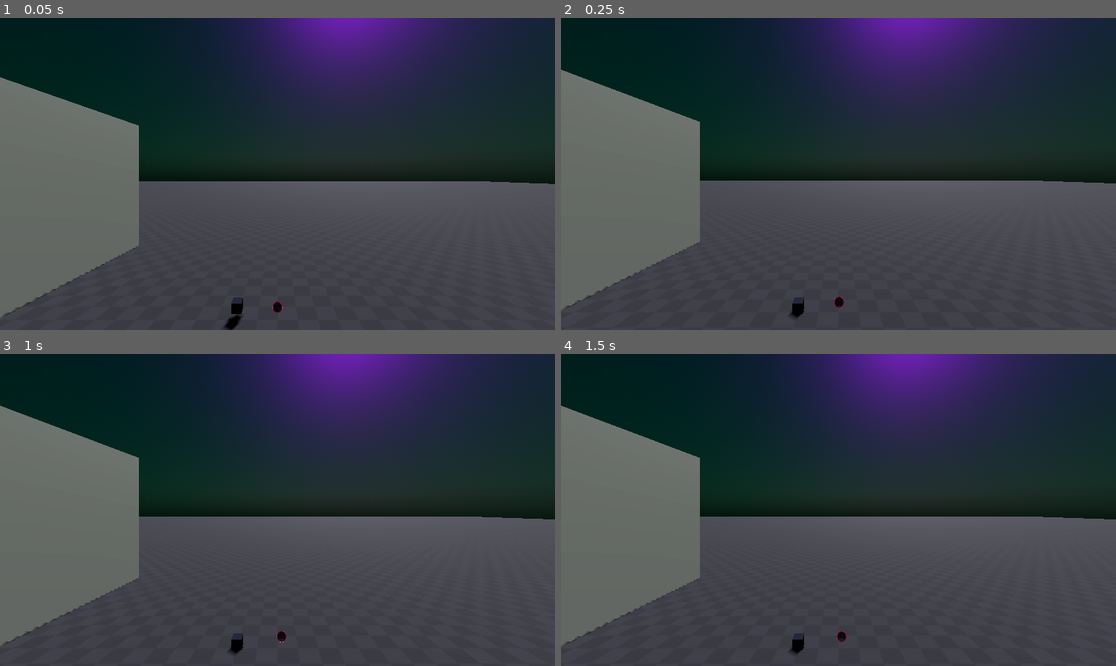
Above: before the commit, frames 1-4 (two rows, left to right).
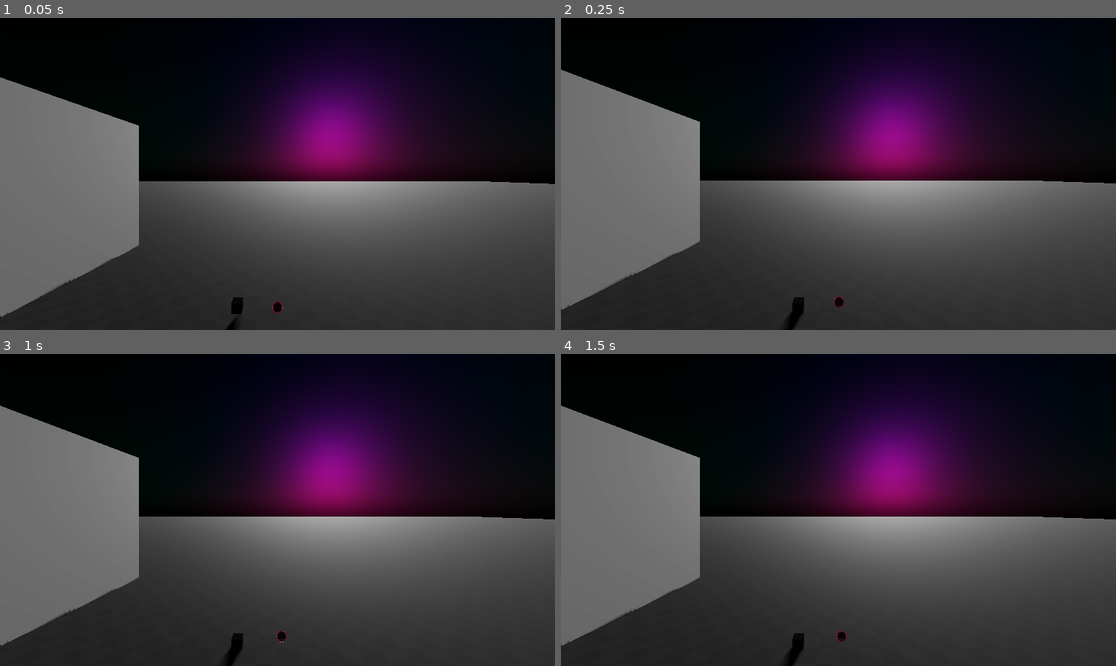
Above: after the commit, the same moments.

Repository: JD-The-65th/cyberbreak
Game: Godot game, scene res://levels/testing_environment.tscn
Two runs of this game, one before a commit and one after it. Both use one fixed random seed, a clock stepped at 60 frames per second and the inputs below.
Inputs (mouse positions are in pixels of both pictures, inside the frame that each line leads up to):
- Up to frame 1 (0.05 s): no input
- Up to frame 2 (0.25 s): no input
- Up to frame 3 (1 s): move the mouse to (399, 494) at 0.52 s; click (399, 494) at 0.67 s
- Up to frame 4 (1.5 s): tap Enter at 1.25 s; drag from (727, 525) to (810, 572) at 1.27 s

The runs differ from the first frame. In frame 1, 62% of the frame differs, in the area x 0-100%, y 0-100%; in frame 2, 62%; in frame 3, 62%; in frame 4, 62%.

Commit message:
Test Different Lighting

Diff:
--- a/levels/testing_environment.tscn
+++ b/levels/testing_environment.tscn
@@ -59,7 +59,7 @@
 environment = SubResource("Environment_tjlfa")
 
 [node name="DirectionalLight3D" type="DirectionalLight3D" parent="."]
-transform = Transform3D(-0.866025, -0.433013, 0.25, -0.129342, 0.676994, 0.724534, -0.482981, 0.595129, -0.642301, 0, 0, 0)
+transform = Transform3D(-0.866025, -0.433013, 0.250001, -0.392572, 0.898515, 0.196364, -0.309657, 0.0719127, -0.948125, 0, 0, 0)
 shadow_enabled = true
 directional_shadow_mode = 1
 
